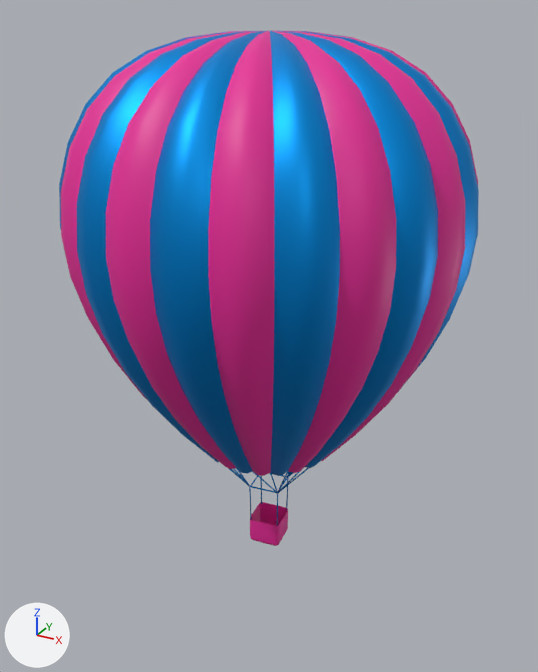
The glTF model balloonCenter.glb: old version first, new version second.
Rendered twice from a camera (50 mm lens) standing at (3.27, 8.37, 10.98) and looking at (-0.13, 14.55, 7.89). Lighting does not change. The marker at lower left points along +X, +Y and +Z. Both versions are drawn at frame 2 of the action 'balloonCenterAction'; the numbers are the values there.

Before the edit, the objects in view are built like this:
```python
me_cube = bpy.data.meshes.new('Cube')
me_cube.from_pydata(...)  # 64 vertices, 110 faces; spans x -1.2..1.2, y -1.2..1.2, z 0.0..1.8
me_cube.materials.append(mat_tentred)  # pink #e72798
me_sphere_002 = bpy.data.meshes.new('Sphere.002')
me_sphere_002.from_pydata(...)  # 1009 vertices, 1944 faces; spans x -18.9..18.9, y -18.9..18.9, z 8.0..48.3
# faces by material slot: [972, 972]
me_sphere_002.materials.append(mat_tentred)  # pink #e72798
me_sphere_002.materials.append(mat_tentblue)  # blue #0094e7
ob_ballooncenter = bpy.data.objects.new('balloonCenter', me_sphere_002)
ob_ballooncenter.location = (-0.04, 14.38, 5.99)
ob_ballooncenter.rotation_euler = (0.0, 0.0, -3.142)  # degrees (0, 0, -180)
ob_ballooncenter.scale = (0.1, 0.1, 0.1)
ob_balloonleft_basket_001 = bpy.data.objects.new('balloonLeft_basket.001', me_cube)
ob_balloonleft_basket_001.parent = ob_ballooncenter
ob_balloonleft_basket_001.location = (-0.0000152, 0.0, -4.776)
ob_balloonleft_basket_001.rotation_euler = (0.0, 0.0, 0.132)  # degrees (0, 0, 7.6)
ob_balloonleft_basket_001.scale = (1.46, 1.46, 1.66)
```
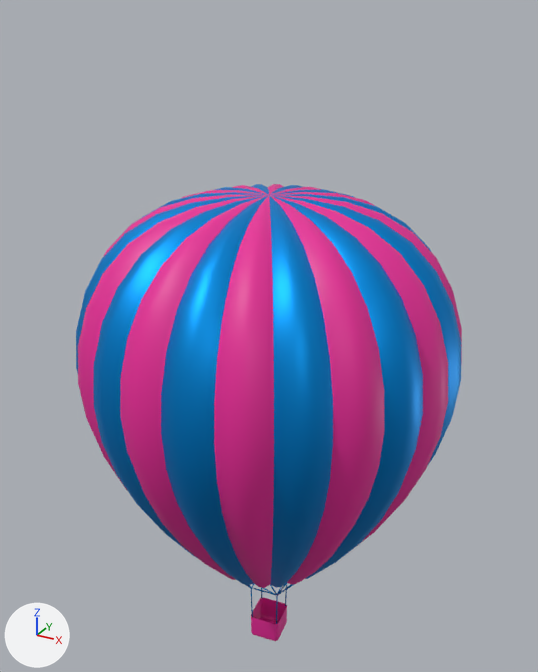
The change in detail:
Object 'balloonCenter' (ob_ballooncenter) moves from (-0.04, 14.38, 5.99) to (-0.04, 14.38, 4.58).

Pixel boxes [x1, y1, x2, y2] of what changed, in the pictures (538 x 672 px):
'balloonCenter', moved: before [59, 31, 479, 476]; after [76, 184, 462, 588]
'balloonLeft_basket.001', moved: before [250, 502, 288, 546]; after [251, 598, 287, 641]
'balloonLeft_net.001', moved: before [228, 468, 309, 526]; after [246, 583, 294, 624]
